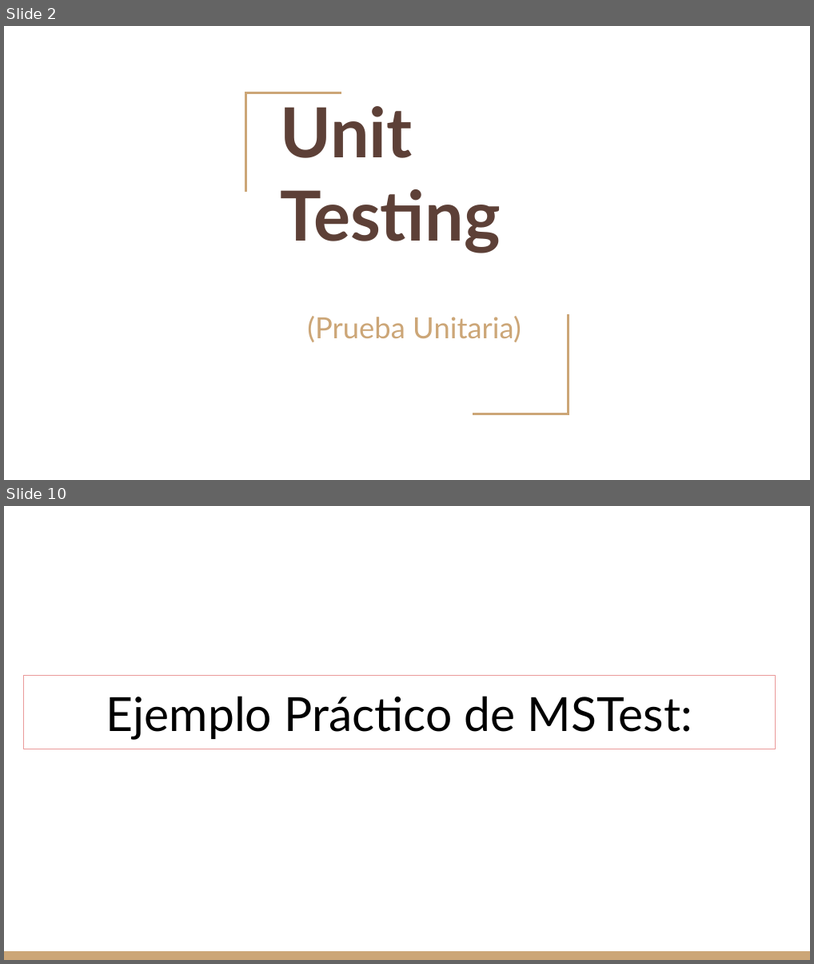
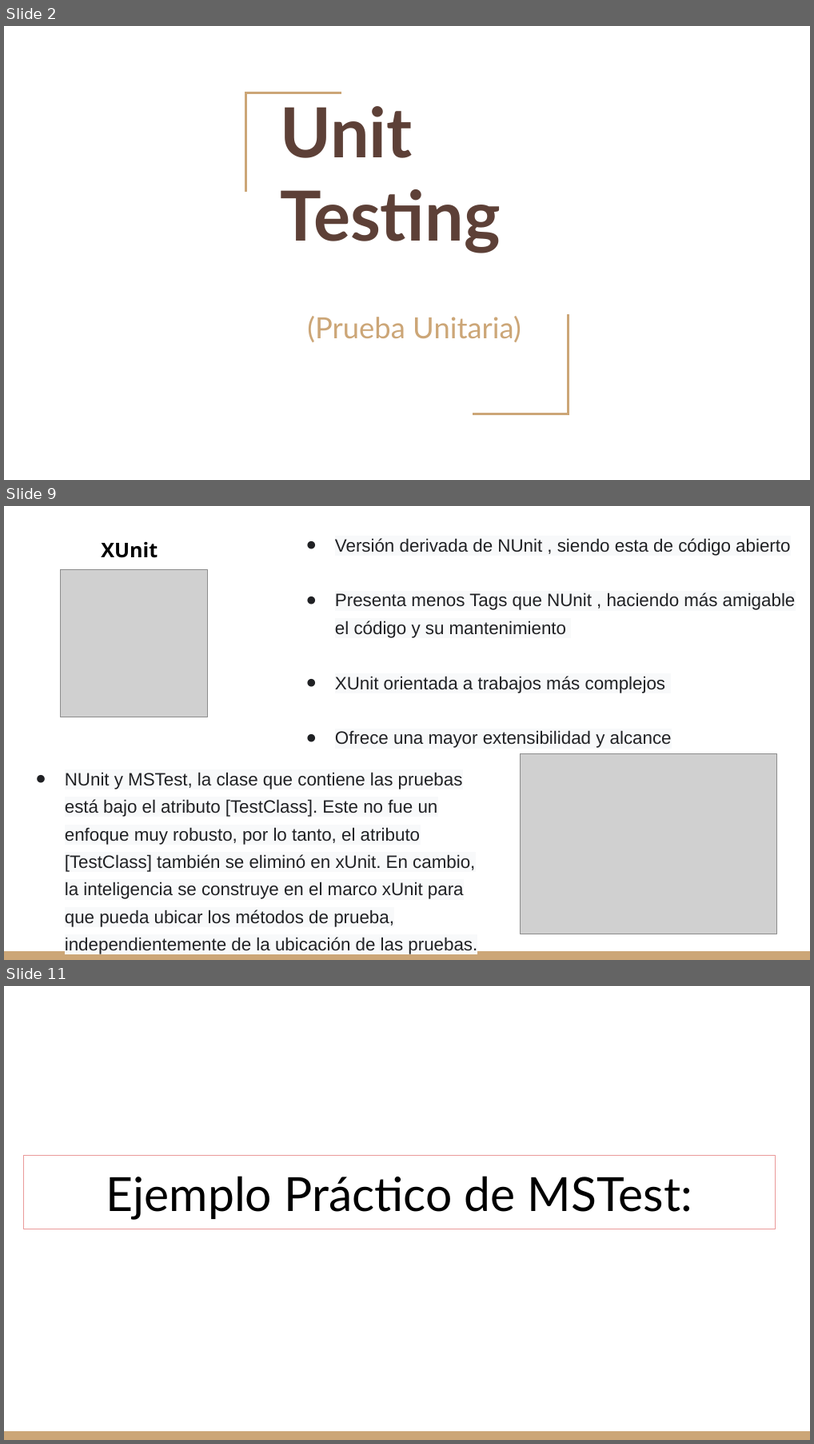
Before and after one commit to gitgamba/.Net-Grupo8, a slide deck: TPS/Unit Testing.pptx. Shown one above the other, each under a label of ours: slides 2 and 10 before the commit, slides 2, 9 and 11 after it; the slides between them are not shown. The pictures are 814x964 and 814x1444 pixels, drawn with LibreOffice and Linux fonts; fonts in the diff are those of the drawing; grey boxes stand for pictures. Boxes give left, top, right and bottom in pixels: in the first picture for what was removed or moved away, otherwise in the second. Text is boxed around its words. In the diff, an @@ line names an element or a change of style, - is before the commit and + after.

```diff
--- a/TPS/Unit Testing.pptx
+++ b/TPS/Unit Testing.pptx
@@ slide 9 added at [4, 506, 810, 960], background #FFFFFF; not listed: 1 template element that a slide beside it also shows @@
@@ text added at [101, 542, 158, 558], 18 pt, text #000000, bold @@
+XUnit
@@ text added at [335, 538, 796, 748], 16 pt, text #202124 @@
+● Versión derivada de NUnit , siendo esta de código abierto
+● Presenta menos Tags que NUnit , haciendo más amigable el código y su mantenimiento
+● XUnit orientada a trabajos más complejos
+● Ofrece una mayor extensibilidad y alcance
@@ picture added at [61, 570, 208, 717] @@
@@ picture added at [521, 753, 778, 933] @@
@@ text added at [65, 772, 478, 954], 16 pt, text #202124 @@
+● NUnit y MSTest, la clase que contiene las pruebas está bajo el atributo [TestClass]. Este no fue un enfoque muy robusto, por lo tanto, el atributo [TestClass] también se eliminó en xUnit. En cambio, la inteligencia se construye en el marco xUnit para que pueda ubicar los métodos de prueba, independientemente de la ubicación de las pruebas.
@@ what was slide 10 is now slide 11 @@
```
Also in this commit, not shown: 4 slides changed, 4 other slides added, 3 slides removed, 1 other file.
